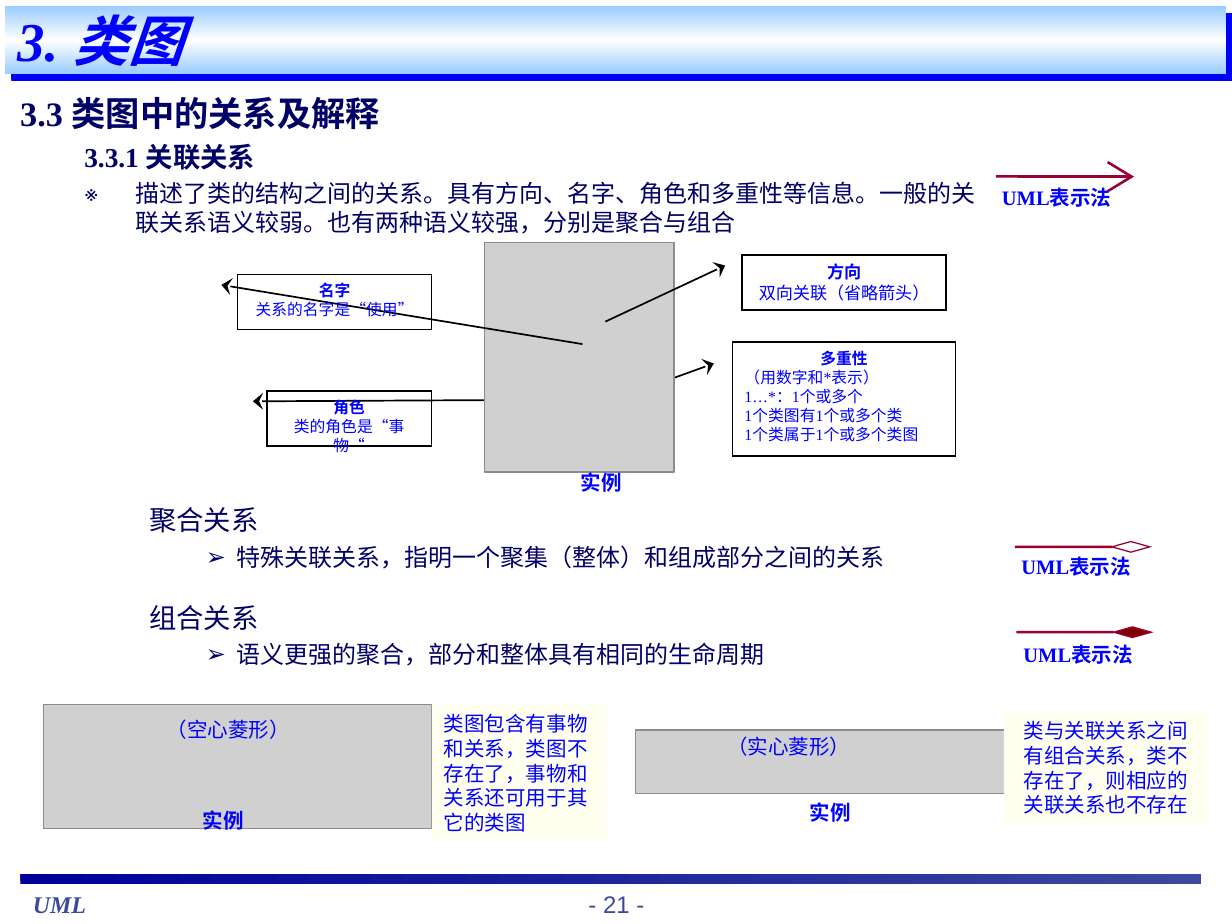
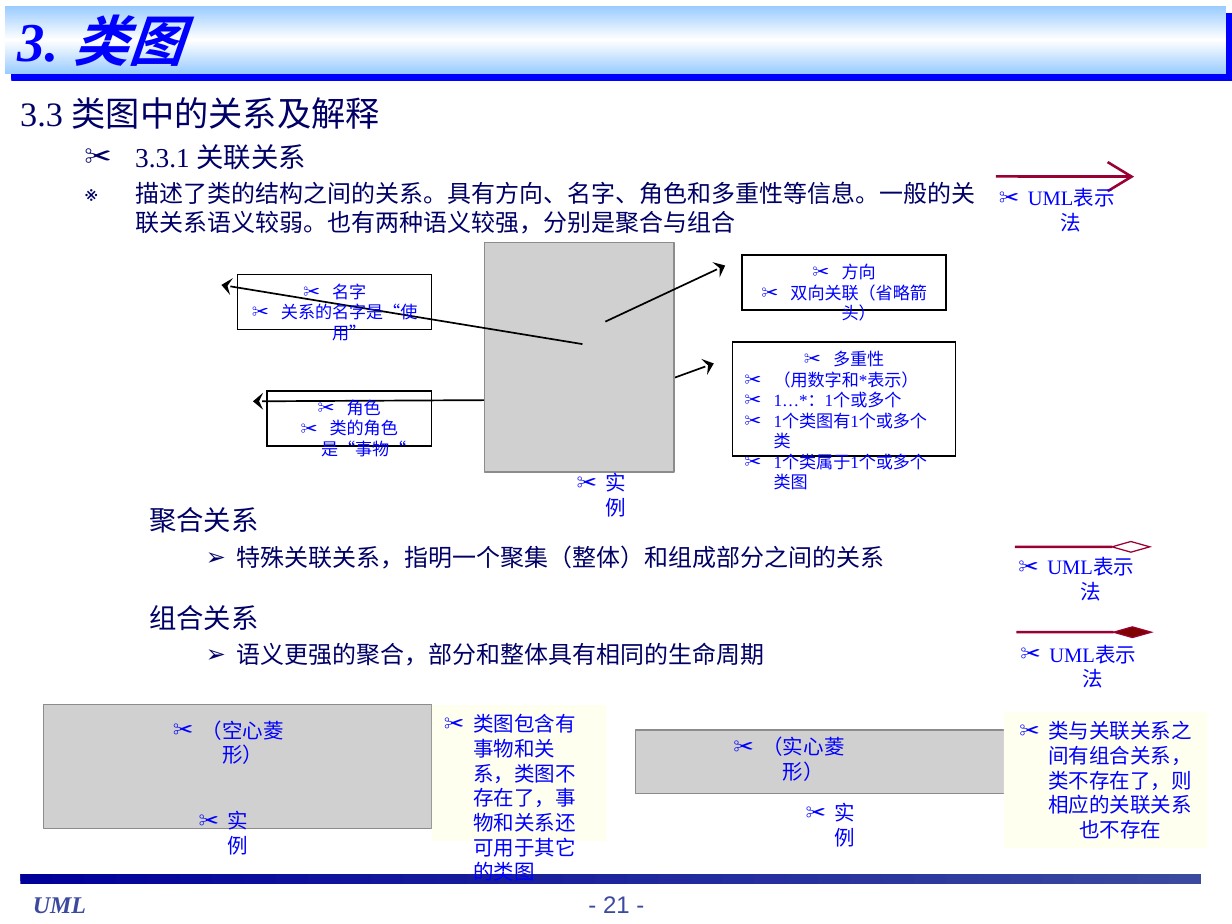
Before and after one commit to hfpf/Note, a slide deck: slide 21 of UML/staruml_教程.ppt. Drawn at 1232x924 pixels with LibreOffice and Linux fonts; fonts in the diff are those of the drawing; grey boxes stand for pictures. Boxes give left, top, right and bottom in pixels: in the first picture for what was removed or moved away, otherwise in the second. Text is boxed around its words. In the diff, an @@ line names an element or a change of style, - is before the commit and + after.

```diff
--- a/UML/staruml_教程.ppt
+++ b/UML/staruml_教程.ppt
@@ text at (x1=20, y1=97, x2=380, y2=170): bold off in "3.3 类图中的关系及解释", "3.3.1 关联关系"; bullet none to ✂ @@
@@ border callout "方向" at (x1=742, y1=255, x2=945, y2=310): bold off in "方向"; bullet none to ✂ @@
@@ border callout "名字" at (x1=238, y1=275, x2=431, y2=330): size 9.2 to 10 pt; bold off in "名字"; bullet none to ✂ @@
@@ border callout "多重性" at (x1=732, y1=342, x2=955, y2=456): size 9.2 to 10 pt; bold off in "多重性"; bullet none to ✂ @@
@@ border callout "角色" at (x1=266, y1=391, x2=431, y2=446): size 9.2 to 10 pt; bold off in "角色"; bullet none to ✂ @@
@@ bold off; bullet none to ✂ in 6 elements at (x1=606, y1=470, x2=627, y2=517), (x1=228, y1=811, x2=249, y2=855), (x1=835, y1=803, x2=856, y2=847), (x1=984, y1=179, x2=1129, y2=240), (x1=1004, y1=548, x2=1148, y2=610), (x1=1007, y1=636, x2=1149, y2=697) @@
@@ rectangle "类与关联关系之间有组合关系，类不存在了，则相应的关联关系也不存在" resized from (x1=1004, y1=712, x2=1207, y2=823) to (x1=1004, y1=712, x2=1207, y2=848) @@
@@ bullet none to ✂ in 4 elements at (x1=202, y1=720, x2=284, y2=764), (x1=432, y1=705, x2=607, y2=840), (x1=1004, y1=712, x2=1207, y2=848), (x1=762, y1=736, x2=844, y2=781) @@
```
Also in this commit, not shown: 45 other slides changed.
